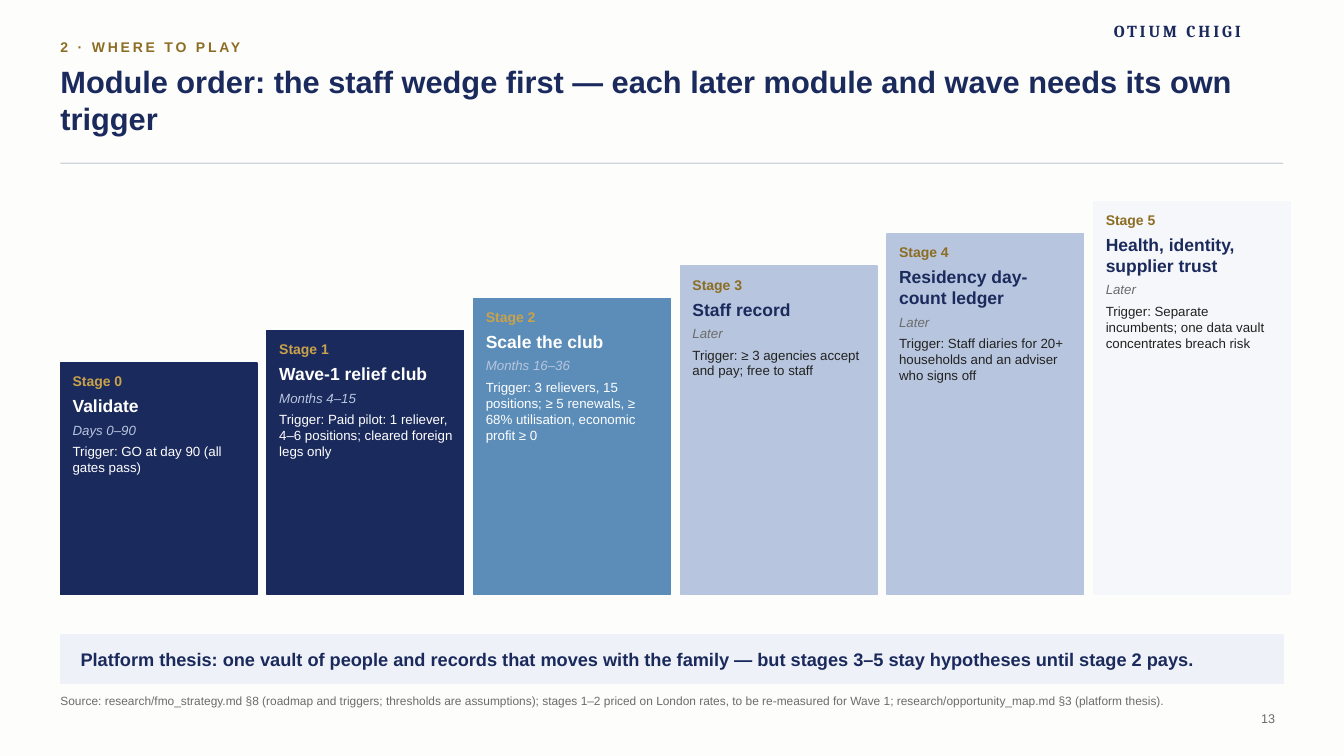
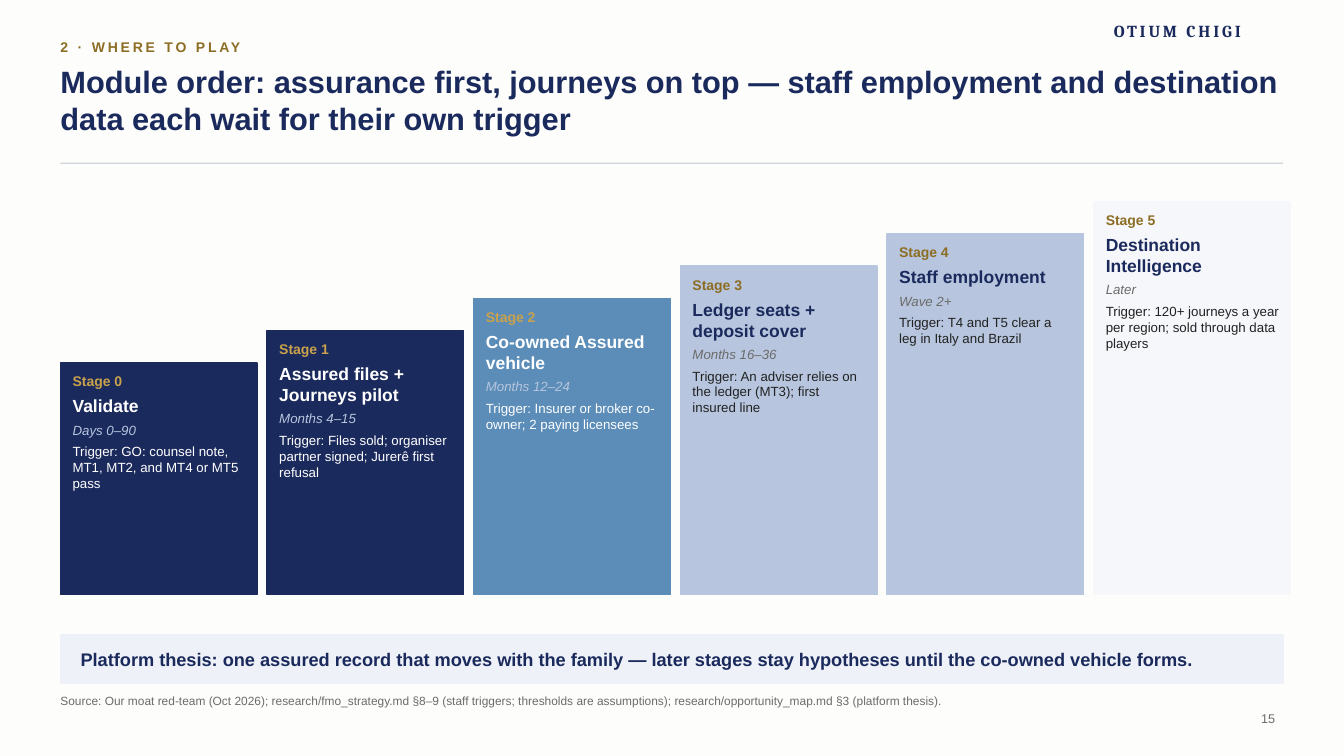
Before and after one commit to algarcalebe-web/legendary-bassoon, a slide deck: slide 15 of deck/Otium_Chigi_Journeys_Strategy_Deck.pptx (slide 13 before the commit). Drawn at 1344x756 pixels with LibreOffice and Linux fonts; fonts in the diff are those of the drawing; background and template pictures are left out. Boxes give left, top, right and bottom in pixels: in the first picture for what was removed or moved away, otherwise in the second. Text is boxed around its words. In the diff, an @@ line names an element or a change of style, - is before the commit and + after.

```diff
--- a/deck/Otium_Chigi_Journeys_Strategy_Deck.pptx
+++ b/deck/Otium_Chigi_Journeys_Strategy_Deck.pptx
@@ title at [60, 70, 1278, 135]: text changed @@
-Module order: the staff wedge first — each later module and wave needs its own trigger
+Module order: assurance first, journeys on top — staff employment and destination data each wait for their own trigger
@@ text at [1106, 238, 1202, 276]: text changed @@
-Health, identity, supplier trust
+Destination Intelligence
@@ text at [899, 270, 1051, 346]: text changed @@
-Residency day-count ledger
-Later
-Trigger: Staff diaries for 20+ households and an adviser who signs off
+Staff employment
+Wave 2+
+Trigger: T4 and T5 clear a leg in Italy and Brazil
@@ text at [692, 303, 857, 412]: text changed @@
-Staff record
-Later
-Trigger: ≥ 3 agencies accept and pay; free to staff
+Ledger seats + deposit cover
+Months 16–36
+Trigger: An adviser relies on the ledger (MT3); first insured line
@@ text at [1106, 306, 1279, 351]: text changed @@
-Trigger: Separate incumbents; one data vault concentrates breach risk
+Trigger: 120+ journeys a year per region; sold through data players
@@ text at [486, 335, 654, 432]: text changed @@
-Scale the club
-Months 16–36
-Trigger: 3 relievers, 15 positions; ≥ 5 renewals, ≥ 68% utilisation, economic profit ≥ 0
+Co-owned Assured vehicle
+Months 12–24
+Trigger: Insurer or broker co-owner; 2 paying licensees
@@ text at [279, 367, 399, 405]: text changed @@
-Wave-1 relief club
+Assured files + Journeys pilot
@@ text at [73, 446, 239, 491]: text changed @@
-Trigger: GO at day 90 (all gates pass)
+Trigger: GO: counsel note, MT1, MT2, and MT4 or MT5 pass
@@ text at [279, 435, 446, 477]: text changed @@
-Trigger: Paid pilot: 1 reliever, 4–6 positions; cleared foreign legs only
+Trigger: Files sold; organiser partner signed; Jurerê first refusal
@@ text at [81, 652, 1193, 670]: text changed @@
-Platform thesis: one vault of people and records that moves with the family — but stages 3–5 stay hypotheses until stage 2 pays.
+Platform thesis: one assured record that moves with the family — later stages stay hypotheses until the co-owned vehicle forms.
@@ text at [60, 696, 941, 708]: text changed @@
-Source: research/fmo_strategy.md §8 (roadmap and triggers; thresholds are assumptions); stages 1–2 priced on London rates, to be re-measured for Wave 1; research/opportunity_map.md §3 (platform thesis).
+Source: Our moat red-team (Oct 2026); research/fmo_strategy.md §8–9 (staff triggers; thresholds are assumptions); research/opportunity_map.md §3 (platform thesis).
@@ page number at [1261, 714, 1275, 723]: text changed @@
-13
+15
```
Also in this commit, not shown: 18 other slides changed, 5 slides added, 3 slides removed, 8 other files.
